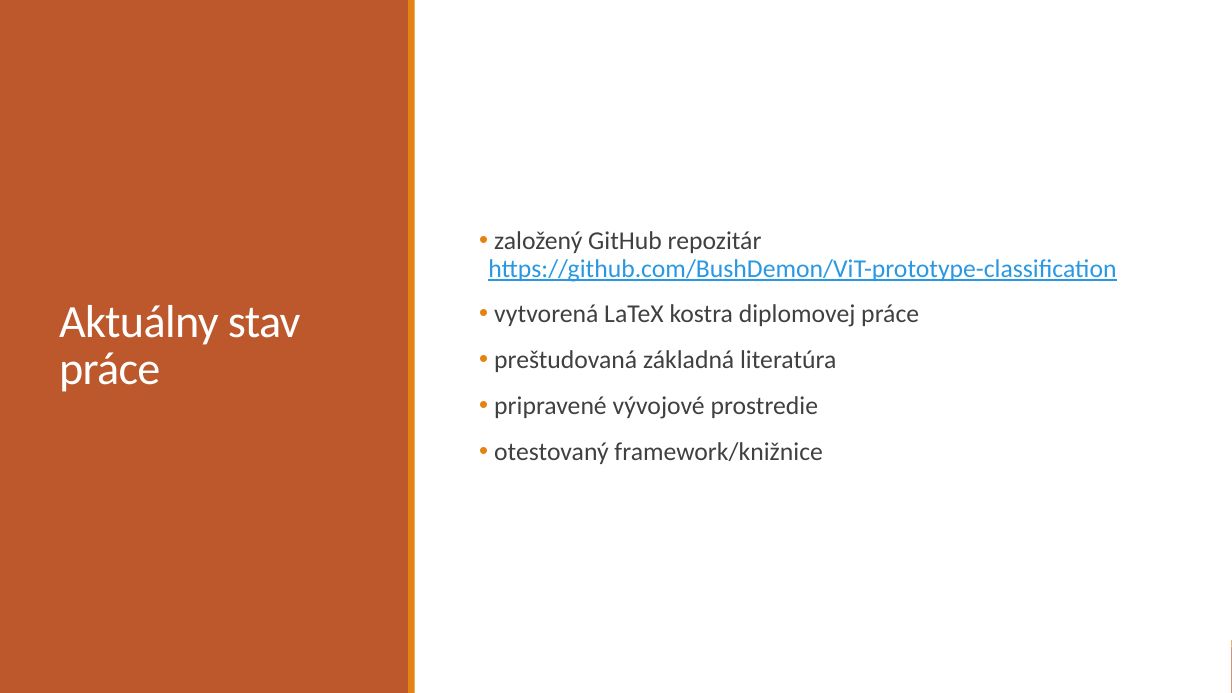
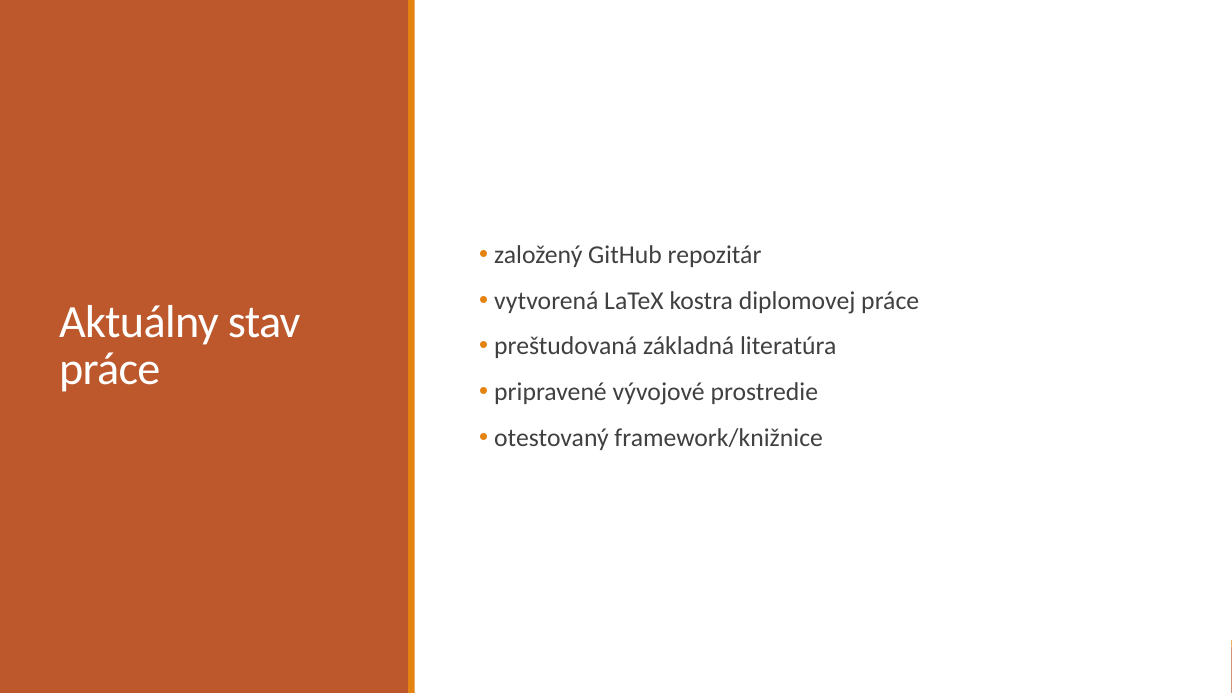
Before and after one commit to BushDemon/ViT-prototype-classification, a slide deck: slide 7 of docs/presentation/Vizuálny transformer so sekundárnym vynorením.pptx. Drawn at 1232x693 pixels with LibreOffice and Linux fonts; fonts in the diff are those of the drawing. Boxes give left, top, right and bottom in pixels: in the first picture for what was removed or moved away, otherwise in the second. Text is boxed around its words. In the diff, an @@ line names an element or a change of style, - is before the commit and + after.

```diff
--- a/docs/presentation/Vizuálny transformer so sekundárnym vynorením.pptx
+++ b/docs/presentation/Vizuálny transformer so sekundárnym vynorením.pptx
@@ text at <box>494,245,762,267</box>: text changed; text colour #2998E3 to #404040 @@
-• založený GitHub repozitár https://github.com/BushDemon/ViT-prototype-classification
+• založený GitHub repozitár
```
Also in this commit, not shown: 9 other slides changed, 1 other file.
